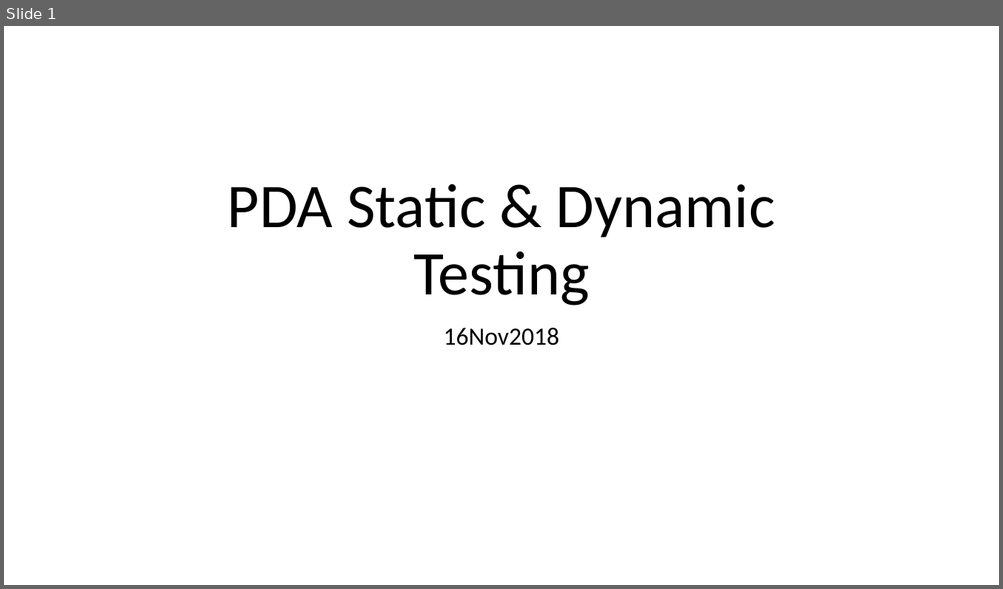
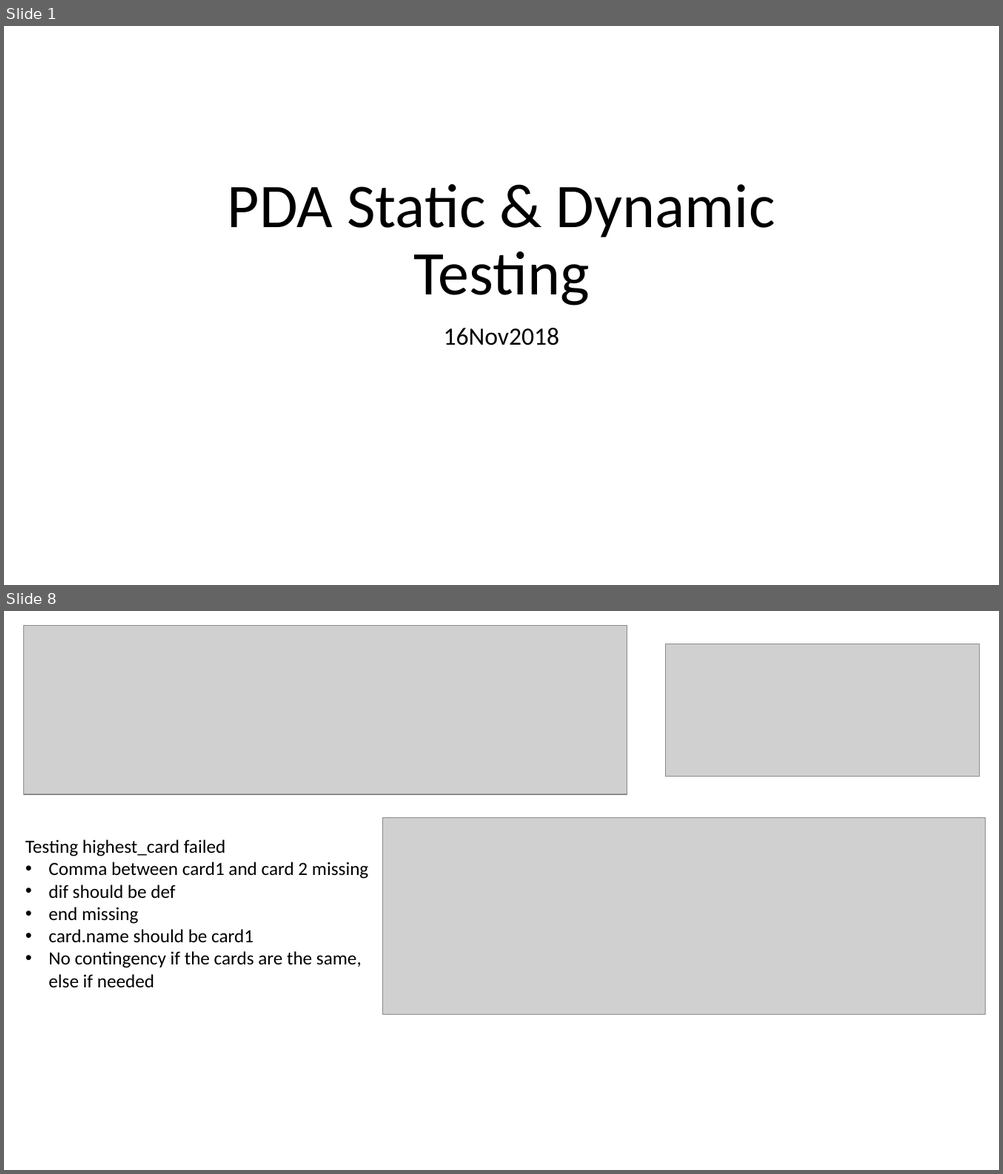
Before and after one commit to catf62/catriona_ford_PDA, a slide deck: catriona_ford_PDA/Static_and_Dynaic_Testing.pptx. Shown one above the other, each under a label of ours: slide 1 before the commit, slides 1 and 8 after it; the slides between them are not shown. The pictures are 1003x589 and 1003x1174 pixels, drawn with LibreOffice and Linux fonts; fonts in the diff are those of the drawing; grey boxes stand for pictures. Boxes give left, top, right and bottom in pixels: in the first picture for what was removed or moved away, otherwise in the second. Text is boxed around its words. In the diff, an @@ line names an element or a change of style, - is before the commit and + after.

Commit message:
testing exercise complete

```diff
--- a/catriona_ford_PDA/Static_and_Dynaic_Testing.pptx
+++ b/catriona_ford_PDA/Static_and_Dynaic_Testing.pptx
@@ slide 8 added at (x1=4, y1=611, x2=999, y2=1170), background #FFFFFF @@
@@ picture added at (x1=23, y1=626, x2=626, y2=795) @@
@@ picture added at (x1=665, y1=644, x2=979, y2=777) @@
@@ picture added at (x1=382, y1=817, x2=985, y2=1014) @@
@@ text added at (x1=25, y1=840, x2=368, y2=988), 18 pt, text #000000 @@
+Testing highest_card failed
+• Comma between card1 and card 2 missing
+• dif should be def
+• end missing
+• card.name should be card1
+• No contingency if the cards are the same, else if needed
```
Also in this commit, not shown: 7 other slides added, 10 other files.
